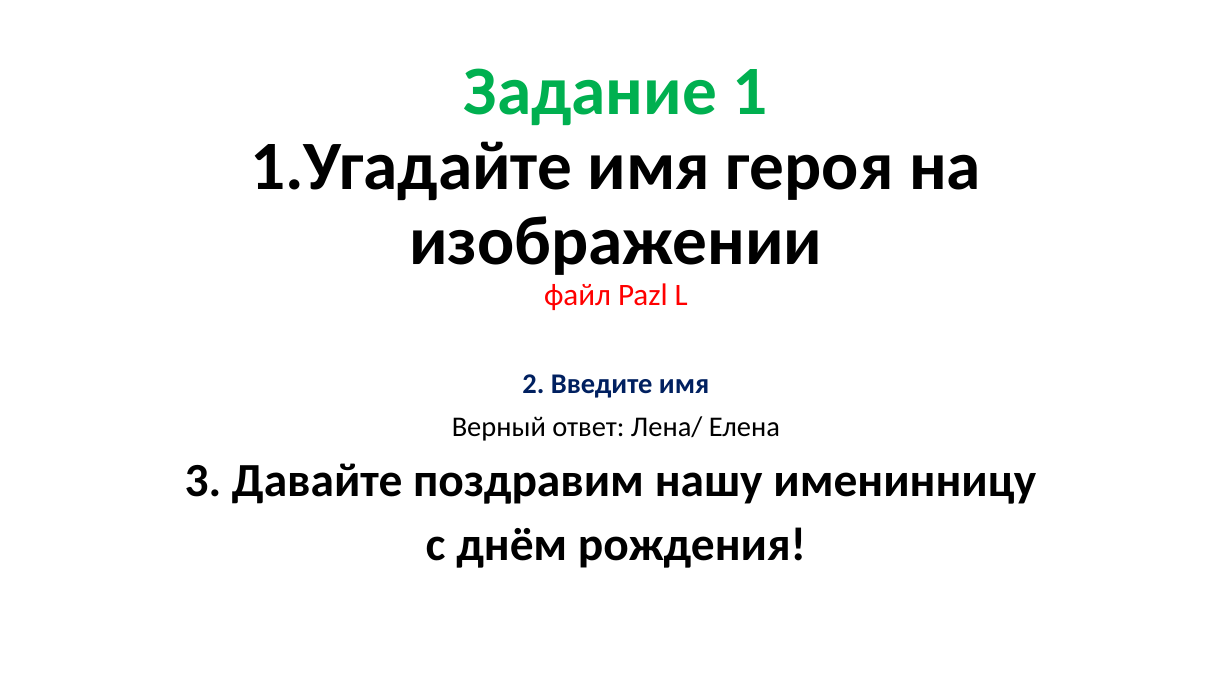
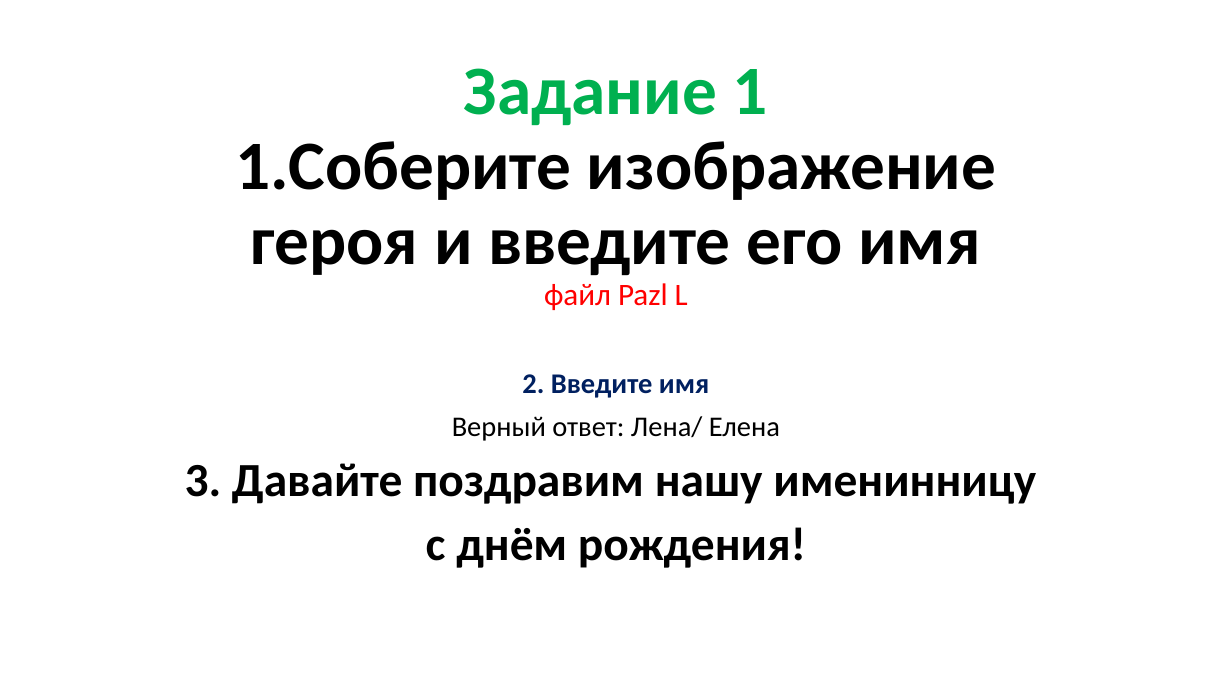
Before and after one commit to vvaassiihhaa/masha, a slide deck: slide 1 of КВЕСТ/Kvest 0504.pptx. Drawn at 1232x693 pixels with LibreOffice and Linux fonts; fonts in the diff are those of the drawing. Boxes give left, top, right and bottom in pixels: in the first picture for what was removed or moved away, otherwise in the second. Text is boxed around its words. In the diff, an @@ line names an element or a change of style, - is before the commit and + after.

Commit message:
alex

```diff
--- a/КВЕСТ/Kvest 0504.pptx
+++ b/КВЕСТ/Kvest 0504.pptx
@@ title at <box>235,68,996,310</box>: text changed @@
-Задание 1
-1.Угадайте имя героя на изображении
-файл Pazl L
+Задание 1
+1.Соберите изображение героя и введите его имя
+файл Pazl L
```
